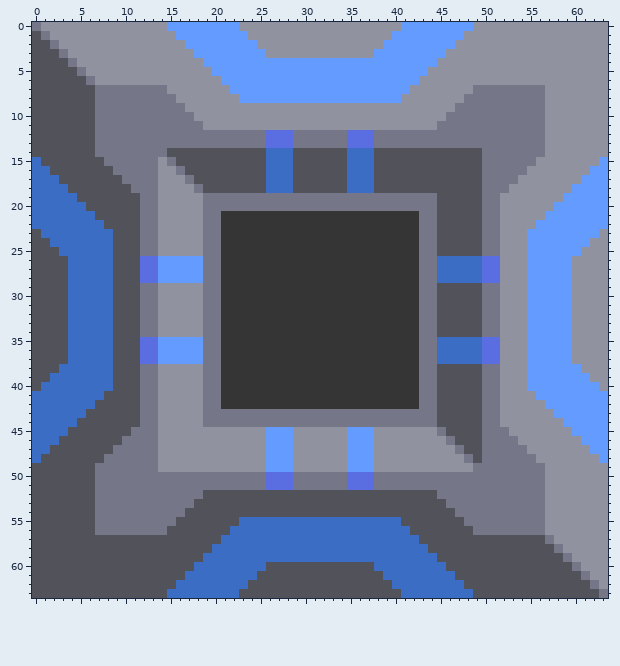
Pixel-art sprite, stored at sprites/blocks/production/xenon-synthezator.png. The picture above was drawn from the file before the commit.
The file is 64x64 pixels.
The same view after the edit:
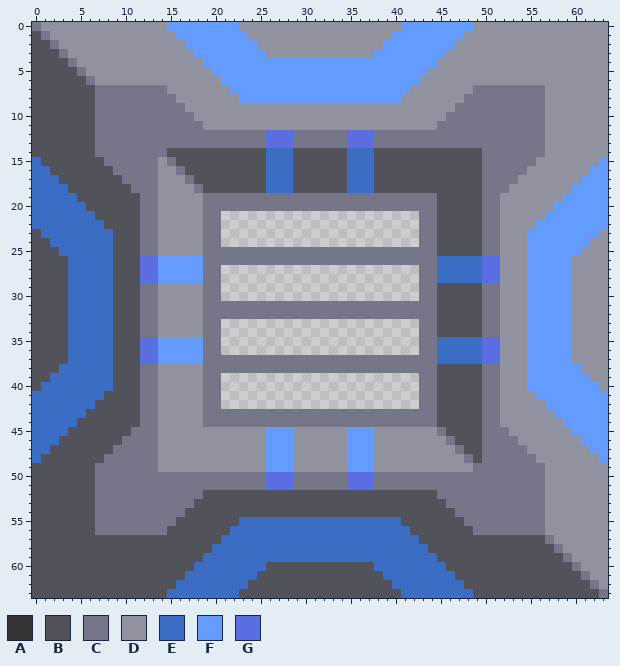
Palette (. is transparent): A #353535  B #51525a  C #757788  D #9092a0  E #3b6dc5  F #639bff  G #5b6ee1
Changes in this commit:
Changed rows in their new state; - is an unchanged pixel.
first column x 21:
21 ......................
22 ......................
23 ......................
24 ......................
25 CCCCCCCCCCCCCCCCCCCCCC
26 CCCCCCCCCCCCCCCCCCCCCC
27 ......................
28 ......................
29 ......................
30 ......................
31 CCCCCCCCCCCCCCCCCCCCCC
32 CCCCCCCCCCCCCCCCCCCCCC
33 ......................
34 ......................
35 ......................
36 ......................
37 CCCCCCCCCCCCCCCCCCCCCC
38 CCCCCCCCCCCCCCCCCCCCCC
39 ......................
40 ......................
41 ......................
42 ......................
Boxes around the changes in both pictures, in picture pixels (x1, y1, x2, y2):
changed: (221, 211, 419, 409)
